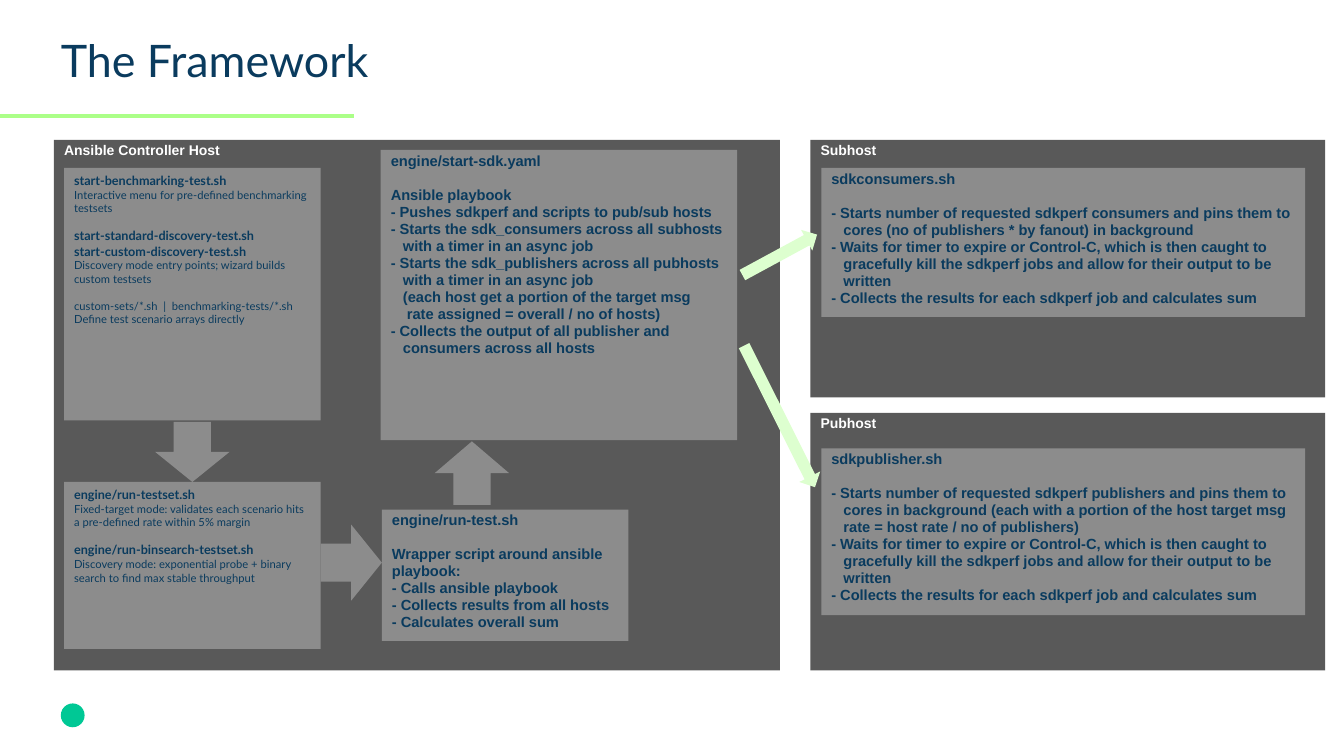
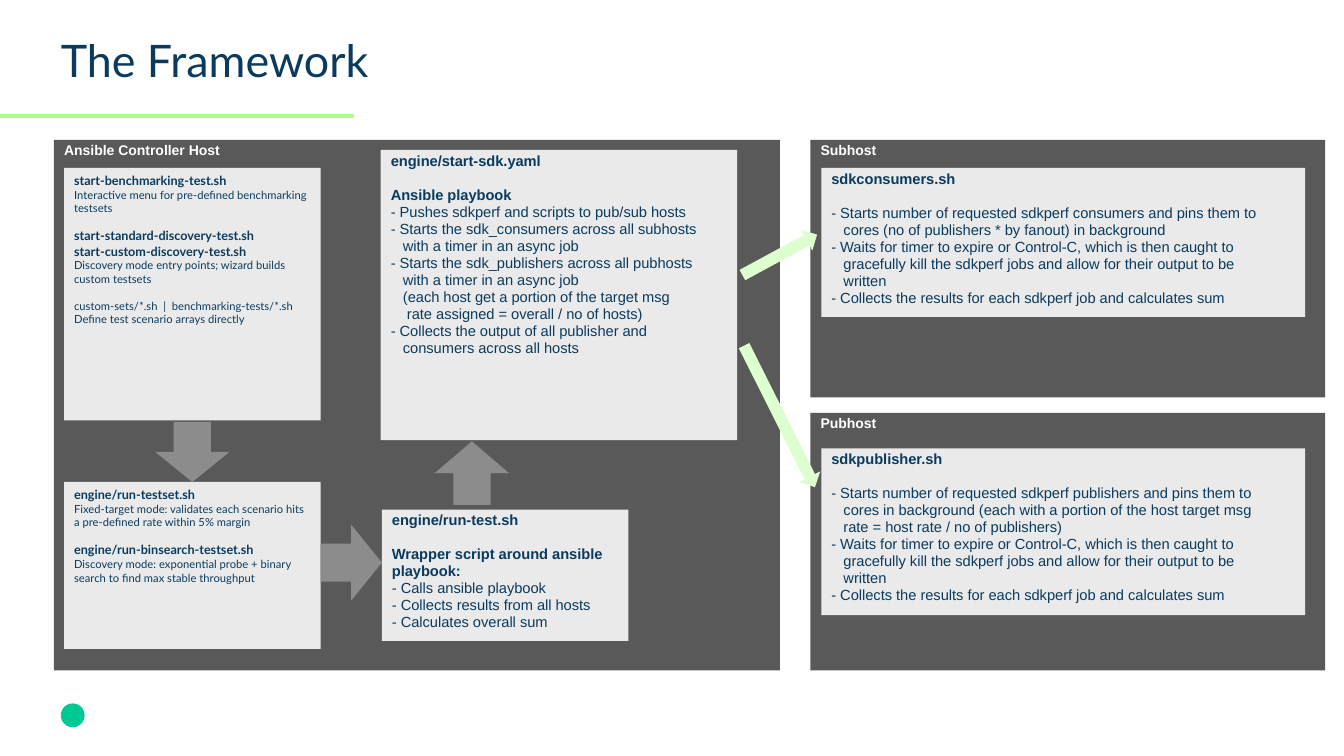
Before and after one commit to SolaceLabs/solace-perftest-harness, a slide deck: slide 9 of docs/Perf Test Harness-Overview-2026.pptx. Drawn at 1344x756 pixels with LibreOffice and Linux fonts; fonts in the diff are those of the drawing; background and template pictures are left out. Boxes give left, top, right and bottom in pixels: in the first picture for what was removed or moved away, otherwise in the second. Text is boxed around its words. In the diff, an @@ line names an element or a change of style, - is before the commit and + after.

```diff
--- a/docs/Perf Test Harness-Overview-2026.pptx
+++ b/docs/Perf Test Harness-Overview-2026.pptx
@@ text in rectangle at (x1=400, y1=206, x2=696, y2=353): bold off in "- Pushes sdkperf and scripts to pub/sub ...", "- Starts the sdk_consumers across all subhosts", "with a timer in an async job", "- Starts the sdk_publishers across all pubhosts" and 5 more places @@
@@ text in rectangle at (x1=840, y1=207, x2=1256, y2=306): bold off @@
@@ fill #8C8C8C to #EAEAEA in 6 elements at (x1=65, y1=168, x2=322, y2=420), (x1=65, y1=482, x2=322, y2=649), (x1=382, y1=509, x2=629, y2=640), (x1=381, y1=150, x2=738, y2=441), (x1=822, y1=168, x2=1306, y2=318), (x1=822, y1=449, x2=1306, y2=616) @@
@@ text in rectangle at (x1=840, y1=487, x2=1252, y2=603): bold off @@
@@ text in rectangle at (x1=401, y1=582, x2=591, y2=627): bold off in "- Calls ansible playbook", "- Collects results from all hosts", "- Calculates overall sum" @@
```
Also in this commit, not shown: 3 other slides changed.
